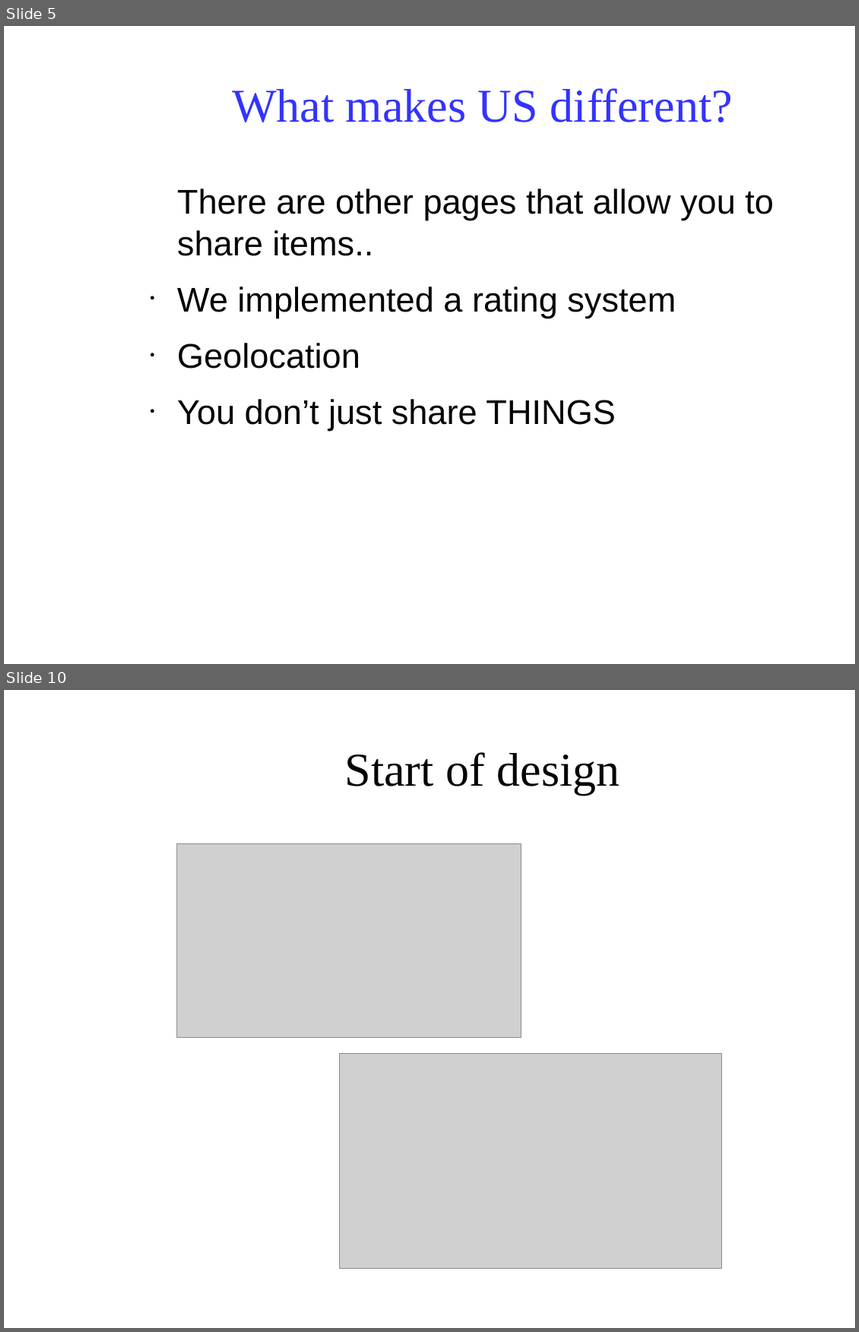
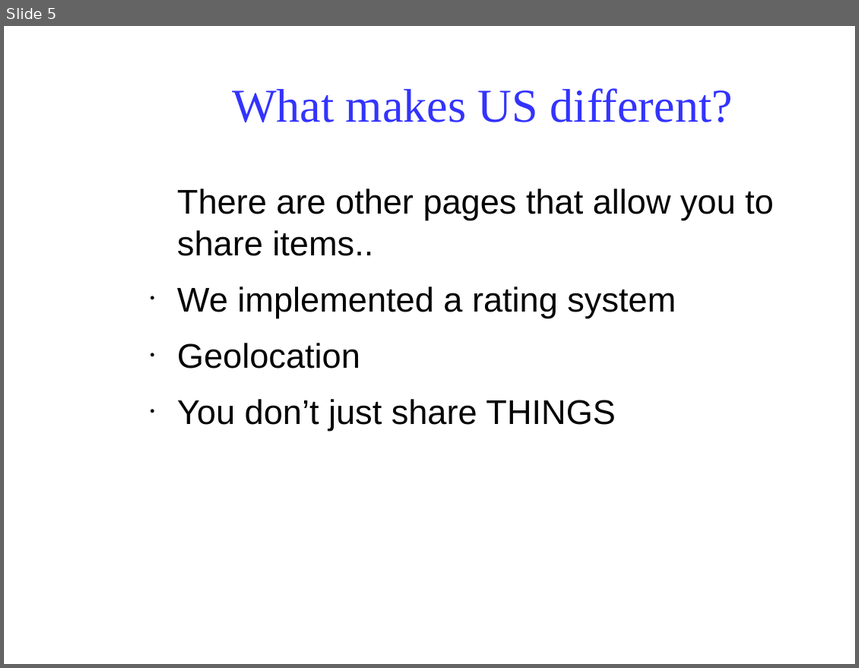
Before and after one commit to Klarala13/collectivity, a slide deck: Presentation/collectivity.odp. Shown one above the other, each under a label of ours: slides 5 and 10 before the commit, slide 5 after it; the slides between them are not shown. The pictures are 859x1332 and 859x668 pixels, drawn with LibreOffice and Linux fonts; fonts in the diff are those of the drawing; grey boxes stand for pictures; background and template pictures are left out. Boxes give left, top, right and bottom in pixels: in the first picture for what was removed or moved away, otherwise in the second. Text is boxed around its words. In the diff, an @@ line names an element or a change of style, - is before the commit and + after.

```diff
--- a/Presentation/collectivity.odp
+++ b/Presentation/collectivity.odp
@@ slide 10 removed at [4, 690, 855, 1328], background picture (left out) @@
@@ title removed at [345, 752, 620, 795] @@
-Start of design
@@ picture removed at [177, 844, 522, 1037] @@
@@ picture removed at [339, 1054, 722, 1269] @@
```
Also in this commit, not shown: 5 slides changed, 1 slide added, 1 other slide removed, 9 other files.
